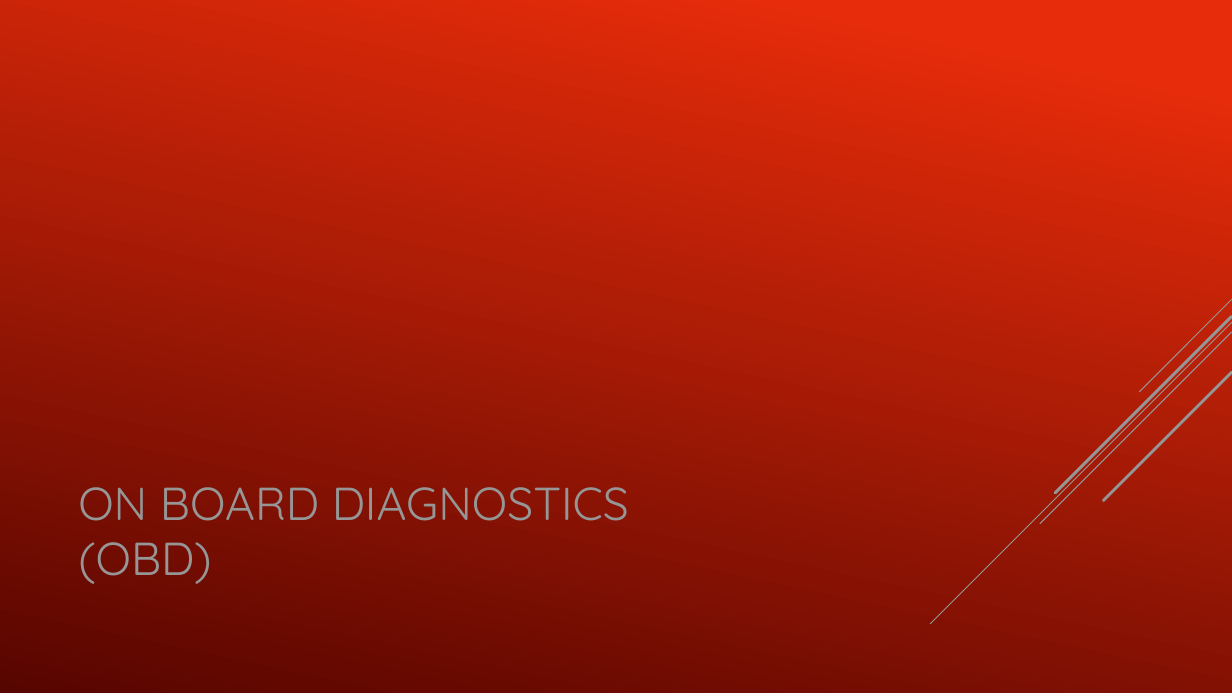
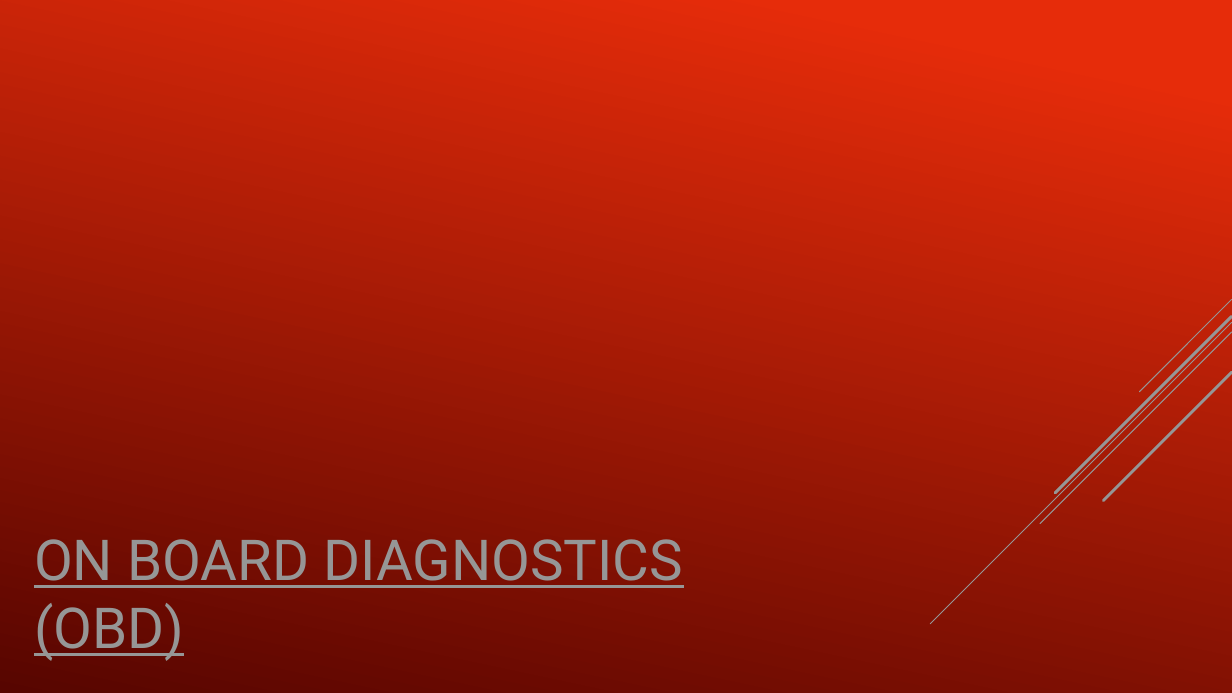
Before and after one commit to Joshua-Bonner/OpenZ, a slide deck: slide 10 of Presentation/OpenZ.pptx (slide 4 before the commit). Drawn at 1232x693 pixels with LibreOffice and Linux fonts; fonts in the diff are those of the drawing. Boxes give left, top, right and bottom in pixels: in the first picture for what was removed or moved away, otherwise in the second. Text is boxed around its words. In the diff, an @@ line names an element or a change of style, - is before the commit and + after.

```diff
--- a/Presentation/OpenZ.pptx
+++ b/Presentation/OpenZ.pptx
@@ title "ON BOARD DIAGNOSTICS (OBD)": place and size @@
-title "ON BOARD DIAGNOSTICS (OBD)" at bbox=[78, 487, 629, 584]
+title "ON BOARD DIAGNOSTICS (OBD)" at bbox=[34, 539, 683, 661]
@@ title "ON BOARD DIAGNOSTICS (OBD)" at bbox=[34, 539, 683, 661]: size 36 to 44 pt, font Quicksand to Roboto, underline on @@
```
Also in this commit, not shown: 3 other slides changed, 7 slides added, 2 slides removed.
